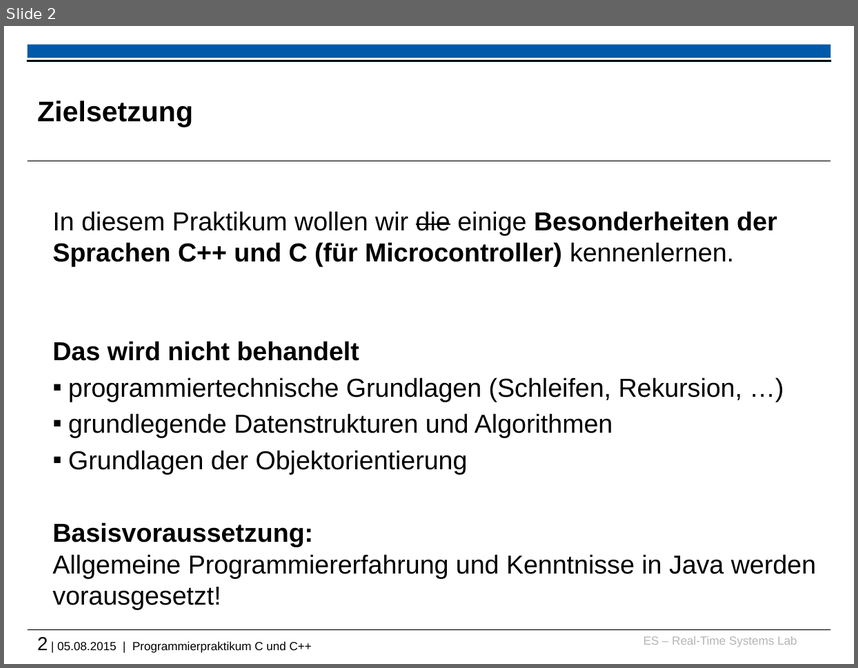
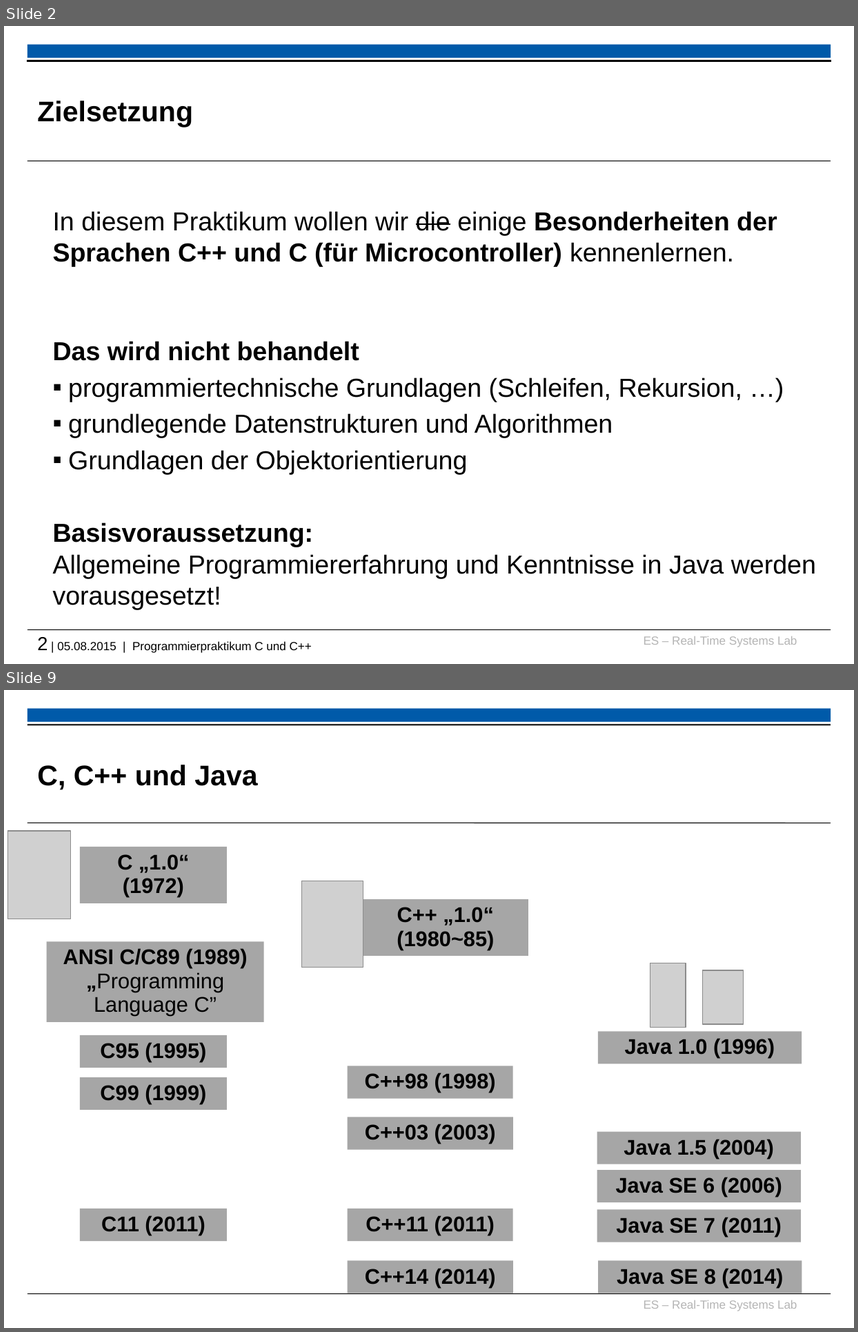
Before and after one commit to h82k/tud-cppp, a slide deck: vorlesung/cppp_lecture.pptx. Shown one above the other, each under a label of ours: slide 2 before the commit, slides 2 and 9 after it; the slides between them are not shown. The pictures are 858x668 and 858x1332 pixels, drawn with LibreOffice and Linux fonts; fonts in the diff are those of the drawing; grey boxes stand for pictures; background and template pictures are left out. Boxes give left, top, right and bottom in pixels: in the first picture for what was removed or moved away, otherwise in the second. Text is boxed around its words. In the diff, an @@ line names an element or a change of style, - is before the commit and + after.

```diff
--- a/vorlesung/cppp_lecture.pptx
+++ b/vorlesung/cppp_lecture.pptx
@@ slide 9 added at bbox=[4, 690, 854, 1328], background #FFFFFF; not listed: 3 template elements that a slide beside it also shows @@
@@ rectangle added at bbox=[27, 724, 831, 726], fill #000000 @@
@@ title added at bbox=[37, 765, 257, 790], 24 pt, text #000000, bold @@
+C, C++ und Java
@@ picture added at bbox=[8, 831, 71, 920] @@
@@ line added from (27, 822) to (831, 822), #000000 0.6 pt @@
@@ rectangle added at bbox=[80, 847, 227, 903], fill #A6A6A6, 18 pt, text #000000, bold @@
+C „1.0“ (1972)
@@ picture added at bbox=[301, 880, 363, 967] @@
@@ rectangle added at bbox=[363, 899, 528, 955], fill #A6A6A6, 18 pt, text #000000, bold @@
+C++ „1.0“ (1980~85)
@@ rectangle added at bbox=[47, 942, 264, 1023], fill #A6A6A6, 18 pt, text #000000 @@
+ANSI C/C89 (1989)
+„Programming Language C”
@@ picture added at bbox=[650, 963, 686, 1027] @@
@@ picture added at bbox=[703, 971, 744, 1024] @@
@@ rectangle added at bbox=[80, 1035, 227, 1067], fill #A6A6A6, 18 pt, text #000000, bold @@
+C95 (1995)
@@ rectangle added at bbox=[598, 1031, 802, 1063], fill #A6A6A6, 18 pt, text #000000, bold @@
+Java 1.0 (1996)
@@ rectangle added at bbox=[80, 1077, 227, 1109], fill #A6A6A6, 18 pt, text #000000, bold @@
+C99 (1999)
@@ rectangle added at bbox=[348, 1066, 513, 1098], fill #A6A6A6, 18 pt, text #000000, bold @@
+C++98 (1998)
@@ rectangle added at bbox=[348, 1116, 513, 1149], fill #A6A6A6, 18 pt, text #000000, bold @@
+C++03 (2003)
@@ rectangle added at bbox=[597, 1131, 802, 1163], fill #A6A6A6, 18 pt, text #000000, bold @@
+Java 1.5 (2004)
@@ rectangle added at bbox=[597, 1170, 802, 1202], fill #A6A6A6, 18 pt, text #000000, bold @@
+Java SE 6 (2006)
@@ rectangle added at bbox=[80, 1209, 227, 1241], fill #A6A6A6, 18 pt, text #000000, bold @@
+C11 (2011)
@@ rectangle added at bbox=[348, 1209, 513, 1241], fill #A6A6A6, 18 pt, text #000000, bold @@
+C++11 (2011)
@@ rectangle added at bbox=[597, 1210, 802, 1242], fill #A6A6A6, 18 pt, text #000000, bold @@
+Java SE 7 (2011)
@@ rectangle added at bbox=[348, 1261, 513, 1292], fill #A6A6A6, 18 pt, text #000000, bold @@
+C++14 (2014)
@@ rectangle added at bbox=[598, 1261, 802, 1292], fill #A6A6A6, 18 pt, text #000000, bold @@
+Java SE 8 (2014)
```
Also in this commit, not shown: 55 slides changed, 1 other slide added, 1 slide removed.
